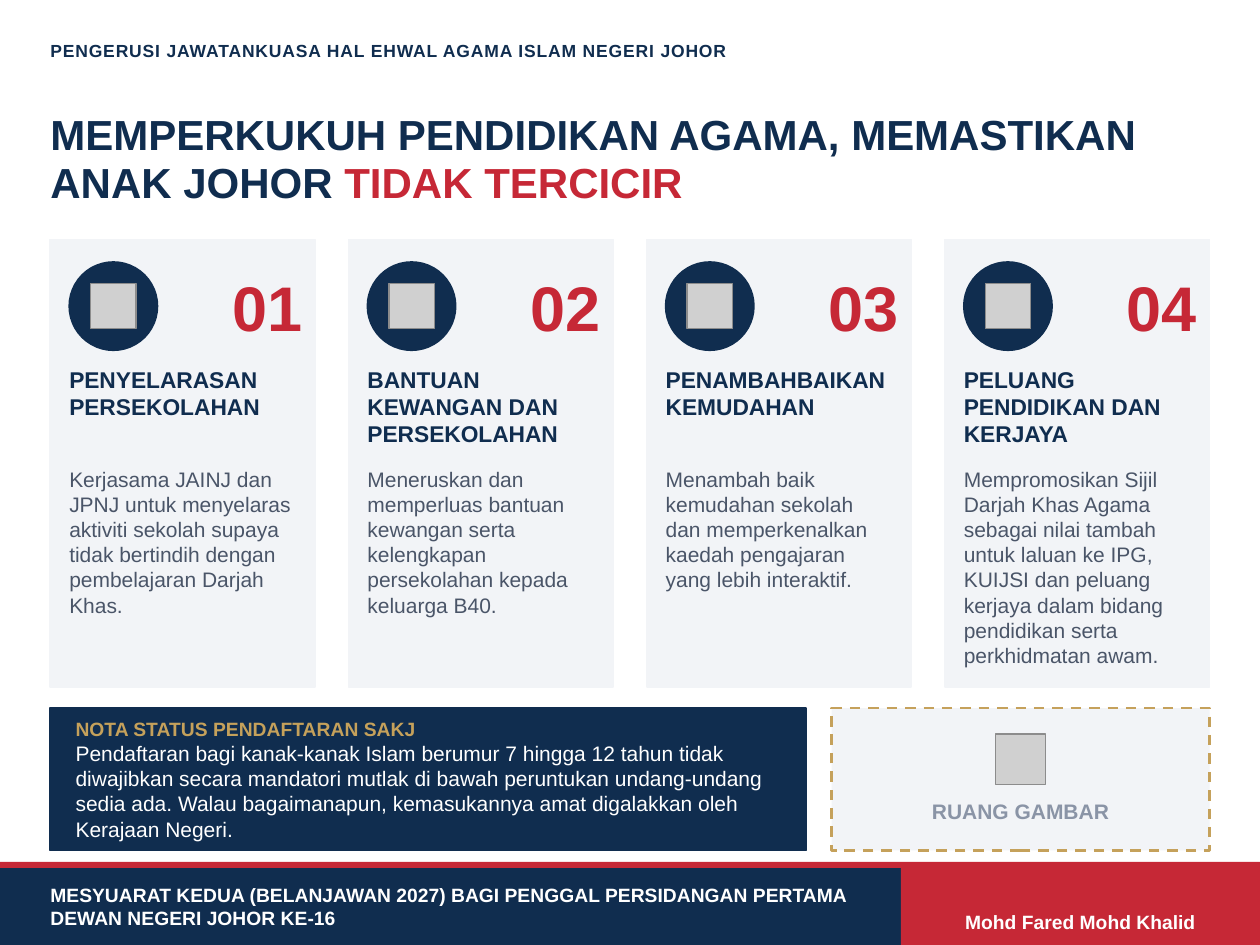
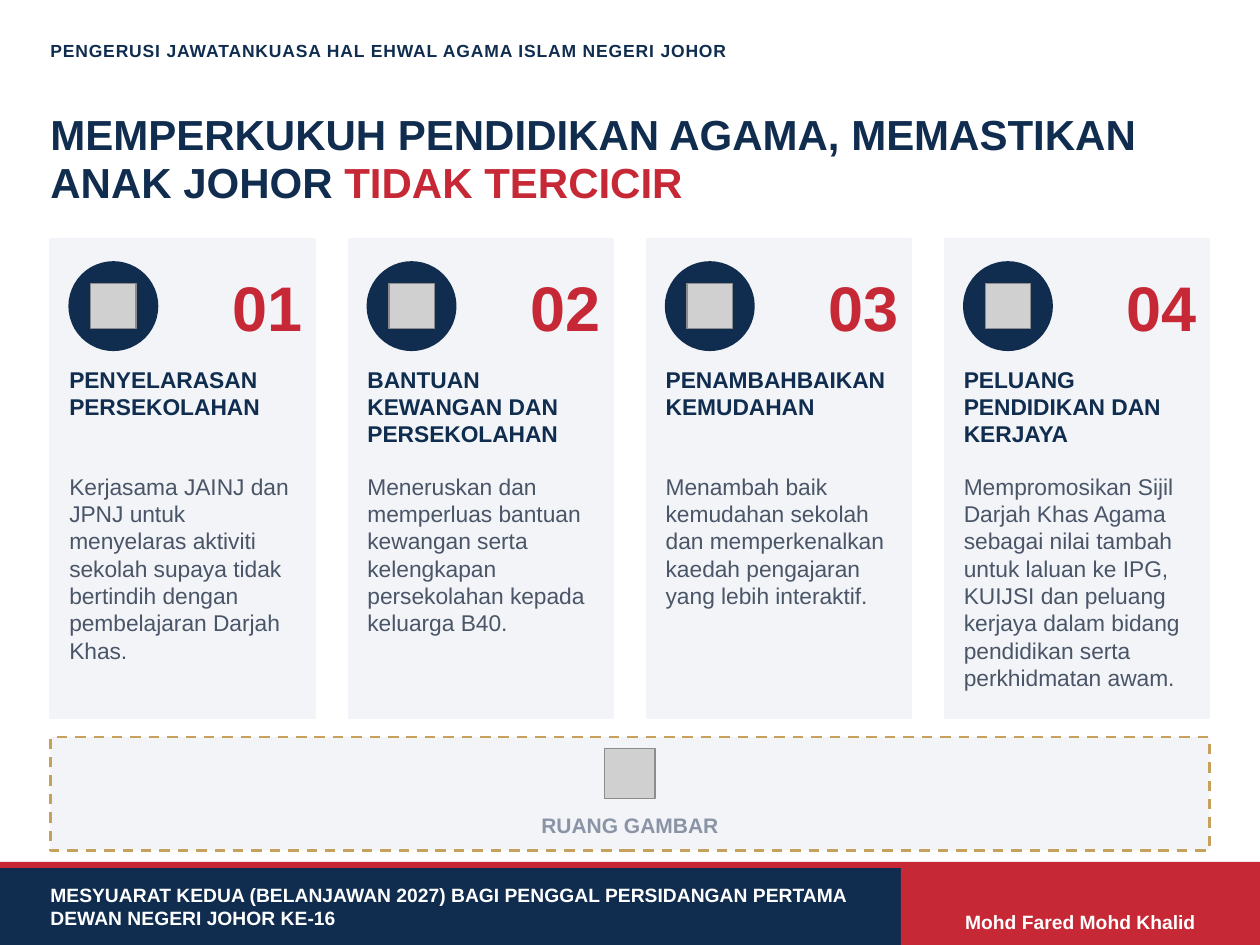
Before and after one commit to nawaljoe/Nawal, a slide deck: slide 1 of infografik-pendidikan-agama/Slide5_Komitmen_Hala_Tuju.pptx. Drawn at 1260x945 pixels with LibreOffice and Linux fonts; fonts in the diff are those of the drawing; grey boxes stand for pictures; background and template pictures are left out. Boxes give left, top, right and bottom in pixels: in the first picture for what was removed or moved away, otherwise in the second. Text is boxed around its words. In the diff, an @@ line names an element or a change of style, - is before the commit and + after.

```diff
--- a/infografik-pendidikan-agama/Slide5_Komitmen_Hala_Tuju.pptx
+++ b/infografik-pendidikan-agama/Slide5_Komitmen_Hala_Tuju.pptx
@@ rectangle: place and size @@
-rectangle at [50,239,315,687]
+rectangle at [50,239,315,718]
@@ rectangle: place and size @@
-rectangle at [349,239,614,687]
+rectangle at [349,239,614,718]
@@ rectangle: place and size @@
-rectangle at [646,239,911,687]
+rectangle at [646,239,911,718]
@@ rectangle: place and size @@
-rectangle at [945,239,1210,687]
+rectangle at [945,239,1210,718]
@@ size 12 to 13 pt in 4 elements at [69,478,289,659], [367,478,584,636], [666,478,884,609], [964,478,1179,691] @@
@@ rectangle removed at [832,708,1210,850] @@
@@ rectangle: place and size @@
-rectangle at [50,708,806,850]
+rectangle at [50,737,1210,850]
@@ rectangle at [50,737,1210,850]: fill #102D4F to #F2F4F7; outline #102D4F 1 pt to #C5A15B 1.5 pt dashed @@
@@ text removed at [76,722,762,841] @@
-NOTA STATUS PENDAFTARAN SAKJ
-Pendaftaran bagi kanak-kanak Islam berumur 7 hingga 12 tahun tidak diwajibkan secara mandatori mutlak di bawah peruntukan undang-undang sedia ada. Walau bagaimanapun, kemasukannya amat digalakkan oleh Kerajaan Negeri.
@@ picture: place and size @@
-picture at [995,735,1046,785]
+picture at [605,748,655,799]
@@ text "RUANG GAMBAR": place and size @@
-text "RUANG GAMBAR" at [932,804,1109,819]
+text "RUANG GAMBAR" at [541,818,718,833]
```
Also in this commit, not shown: 1 other file.
